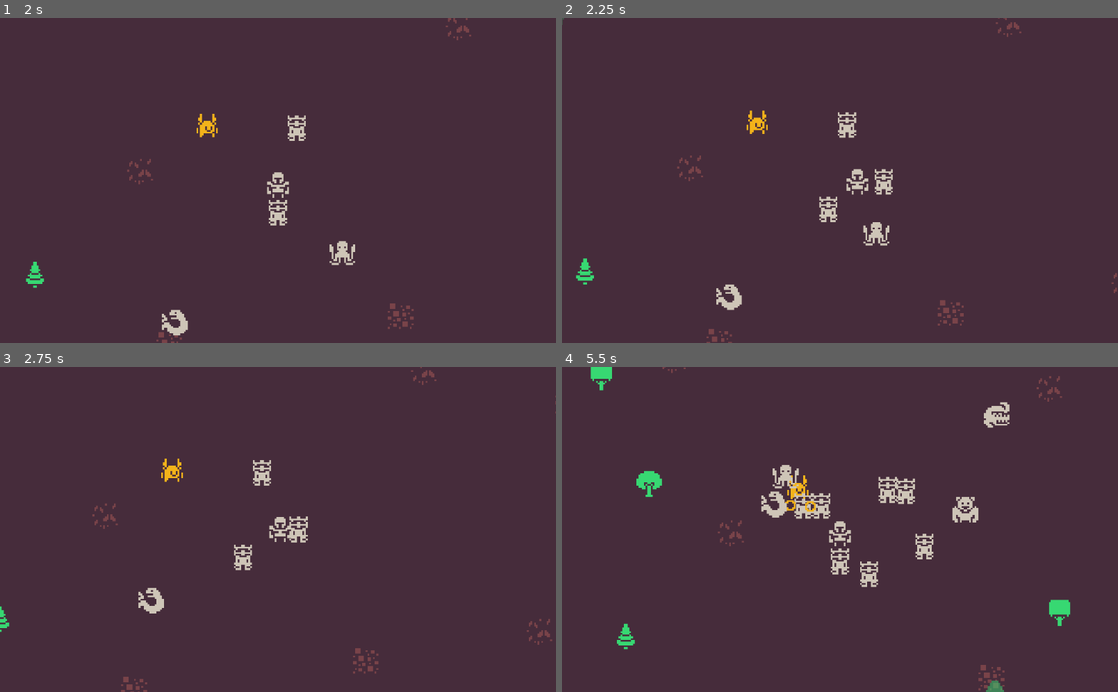
Above: before the commit, frames 1-4 (two rows, left to right).
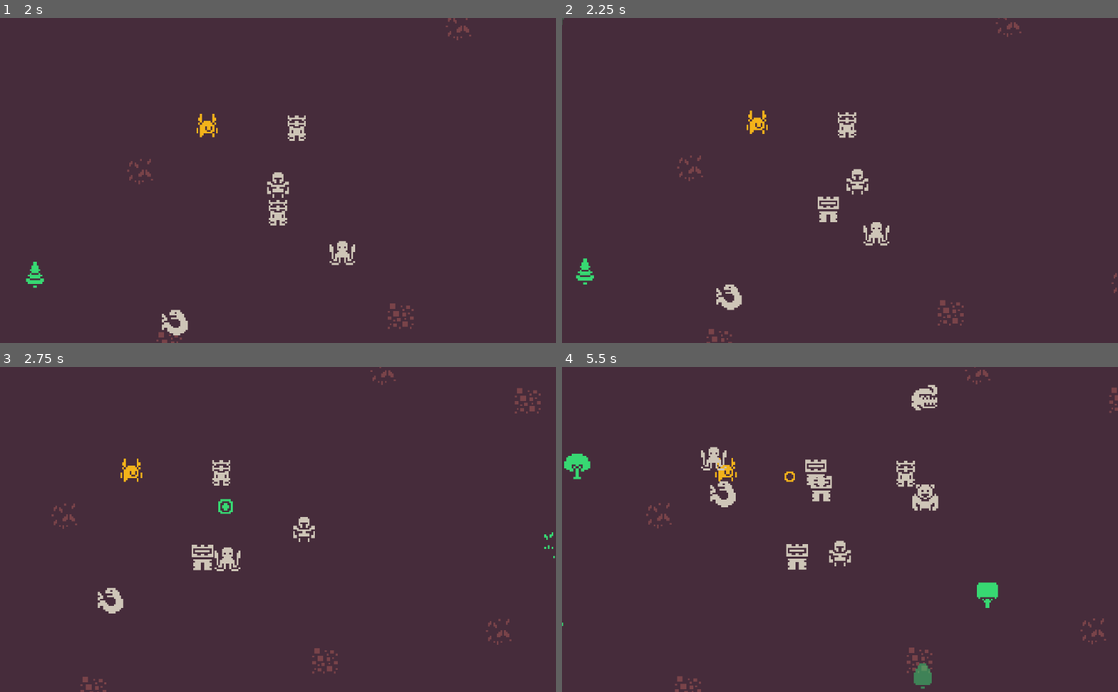
Above: after the commit, the same moments.

Repository: dsg-jam/LD46
Game: Godot game, scene res://assets/scenes/test.tscn
The game is run twice, just before and just after one commit, with the same random seed, the same clock (stepped at 60 frames per second) and the same inputs.
Inputs:
- Up to frame 1 (2 s): tap Enter at 0.5 s; hold Right (player_right) 0.53-1.28 s; tap G (player_place_turret) at 0.6, 1.55 s; hold Down (player_down) from 1.28 s (still down); tap F (player_mine) at 1.35 s
- Up to frame 2 (2.25 s): release Down (player_down) at 2.03 s; hold Right (player_right) from 2.03 s (still down); tap G (player_place_turret) at 2.1 s
- Up to frame 3 (2.75 s): keep holding Right (player_right)
- Up to frame 4 (5.5 s): release Right (player_right) at 2.78 s; hold Up (player_up) 2.78-3.53 s; tap G (player_place_turret) at 2.85, 3.8, 4.35, 5.1 s; hold Left (player_left) 3.53-5.03 s; tap F (player_mine) at 3.6 s; hold Down (player_down) from 5.03 s (still down)

Frame 1 is identical in both runs. In frame 2, 0.3% of the frame differs, in the area x 46-60%, y 46-63%; in frame 3, 3.0%; in frame 4, 6.3%, in the area x 0-100%, y 0-100%.

Commit message:
Turrets are now upgradable

Diff:
--- a/assets/prefabs/Turret_1.tscn
+++ b/assets/prefabs/Turret_1.tscn
@@ -10,7 +10,9 @@
 [sub_resource type="CircleShape2D" id=2]
 radius = 50.0
 
-[node name="Turret" type="KinematicBody2D"]
+[node name="Turret" type="KinematicBody2D" groups=[
+"turrets",
+]]
 position = Vector2( 50, 0 )
 script = ExtResource( 2 )
 upgrade_cost = {
--- a/assets/prefabs/Turret_2.tscn
+++ b/assets/prefabs/Turret_2.tscn
@@ -10,7 +10,9 @@
 [sub_resource type="CircleShape2D" id=2]
 radius = 125.0
 
-[node name="Turret" type="KinematicBody2D"]
+[node name="Turret" type="KinematicBody2D" groups=[
+"turrets",
+]]
 position = Vector2( 50, 0 )
 script = ExtResource( 2 )
 level = 2
--- a/assets/prefabs/Turret_3.tscn
+++ b/assets/prefabs/Turret_3.tscn
@@ -10,7 +10,9 @@
 [sub_resource type="CircleShape2D" id=2]
 radius = 200.0
 
-[node name="Turret" type="KinematicBody2D"]
+[node name="Turret" type="KinematicBody2D" groups=[
+"turrets",
+]]
 position = Vector2( 50, 0 )
 script = ExtResource( 2 )
 level = 3
--- a/assets/scripts/BulletControl.gd
+++ b/assets/scripts/BulletControl.gd
@@ -17,6 +17,7 @@
 				queue_free()
 			elif collider.is_in_group("resources"):
 				collider.get_parent().remove()
+				queue_free()
 	else:
 		queue_free()
 
--- a/assets/scripts/EnemyControl.gd
+++ b/assets/scripts/EnemyControl.gd
@@ -34,7 +34,8 @@
 			else:
 				time_combat += delta
 	else:
-		print("You've lost the game. Companion died :(")
+		pass
+		#print("You've lost the game. Companion died :(")
 		#queue_free()
 
 
--- a/assets/scripts/Player.gd
+++ b/assets/scripts/Player.gd
@@ -5,7 +5,7 @@
 
 export var resources_for_turret := { wood = 0 }
 
-var turret_prefab = preload("res://assets/prefabs/Turret_1.tscn")
+var turrets_prefab = [preload("res://assets/prefabs/Turret_1.tscn"), preload("res://assets/prefabs/Turret_2.tscn"), preload("res://assets/prefabs/Turret_3.tscn")]
 
 var interaction_area: Area2D
 
@@ -63,7 +63,7 @@
 		break
 
 func spawn_turret() -> void:
-	var turret = turret_prefab.instance()
+	var turret = turrets_prefab[0].instance()
 	turret.position = self.position + look_direction * build_distance
 	get_tree().current_scene.add_child(turret)
 
@@ -77,7 +77,23 @@
 
 	return true
 
+func try_upgrade_turret(turret) -> void:
+	if turret.level <= 2:
+		var node: Node2D = turrets_prefab[turret.level].instance()
+		node.position = turret.position
+		turret.queue_free()
+		get_tree().current_scene.add_child(node)
+	else:
+		print("This turret already has lvl 3 :)")
+		return
+
 func try_build_turret() -> void:
+	for body in interaction_area.get_overlapping_bodies():
+		if !body.is_in_group("turrets"):
+			continue
+		var turret = body
+		try_upgrade_turret(turret)
+		return
 	if has_items(resources_for_turret):
 		spawn_turret()
 
--- a/assets/scripts/TurretControl.gd
+++ b/assets/scripts/TurretControl.gd
@@ -12,7 +12,6 @@
 
 export var upgrade_cost = {"wood": 0, "stone": 0, "iron": 0}
 
-var turrets = [load("res://assets/prefabs/Turret_2.tscn"), load("res://assets/prefabs/Turret_3.tscn")]
 var bullets = [preload("res://assets/prefabs/Bullet_1.tscn"), preload("res://assets/prefabs/Bullet_2.tscn"), preload("res://assets/prefabs/Bullet_3.tscn")]
 
 var bullet_selection = math_utils.prepare_weighted_selection({0: bullet_1_range, 1: bullet_2_range, 2: bullet_3_range})
